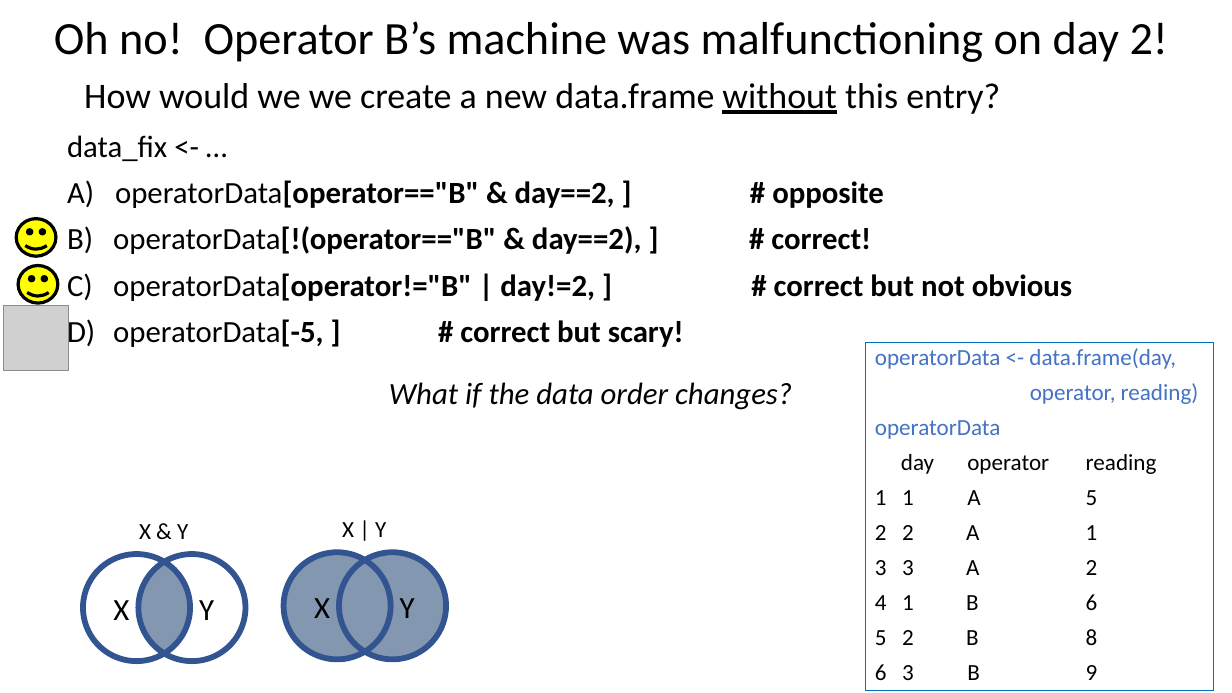
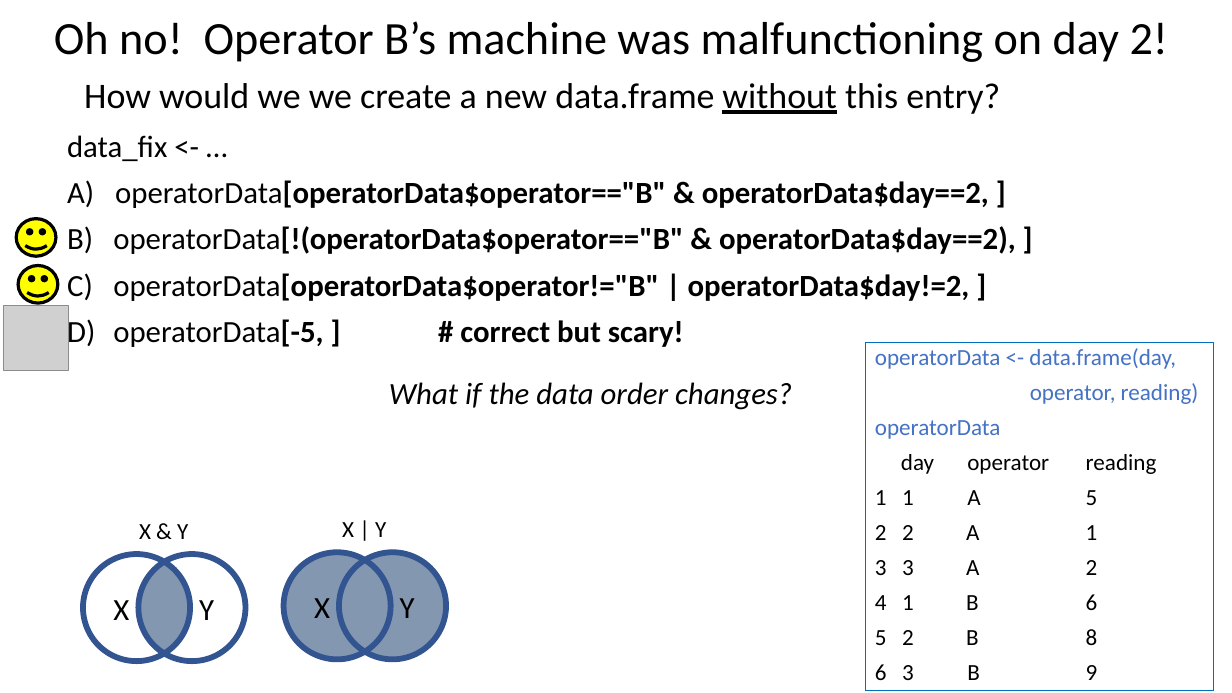
Before and after one commit to justinpriest/ADFG_R_Intro_Workshop, a slide deck: slide 27 of presentations/4 - Programming Basics 2 - Under the Hood.pptx (slide 26 before the commit). Drawn at 1232x693 pixels with LibreOffice and Linux fonts; fonts in the diff are those of the drawing; grey boxes stand for pictures. Boxes give left, top, right and bottom in pixels: in the first picture for what was removed or moved away, otherwise in the second. Text is boxed around its words. In the diff, an @@ line names an element or a change of style, - is before the commit and + after.

```diff
--- a/presentations/4 - Programming Basics 2 - Under the Hood.pptx
+++ b/presentations/4 - Programming Basics 2 - Under the Hood.pptx
@@ text at bbox=[67, 180, 1016, 301]: text changed @@
-A) operatorData[operator=="B" & day==2, ] # opposite
-B) operatorData[!(operator=="B" & day==2), ] # correct!
-C) operatorData[operator!="B" | day!=2, ] # correct but not obvious
+A) operatorData[operatorData$operator=="B" & operatorData$day==2, ]
+B) operatorData[!(operatorData$operator=="B" & operatorData$day==2), ]
+C) operatorData[operatorData$operator!="B" | operatorData$day!=2, ]
```
Also in this commit, not shown: 16 other slides changed, 2 slides added, 1 slide removed, 4 other files.
